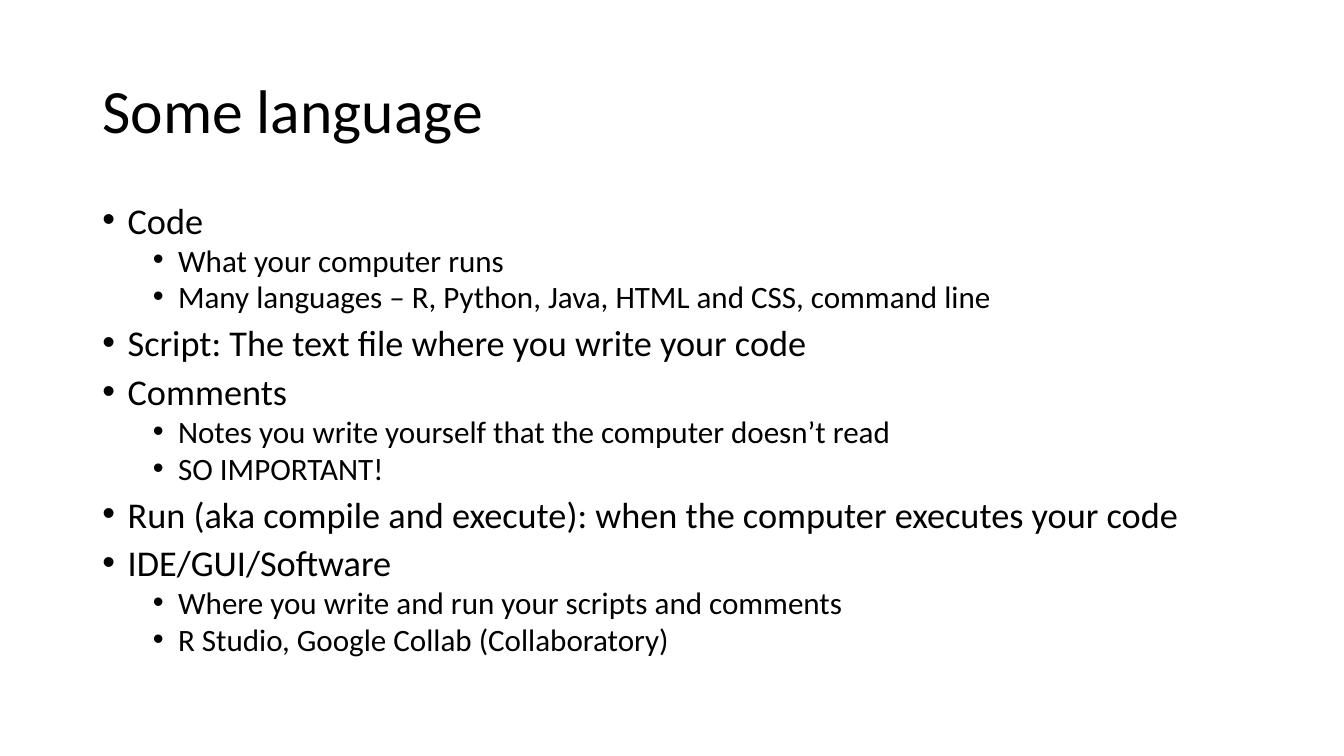
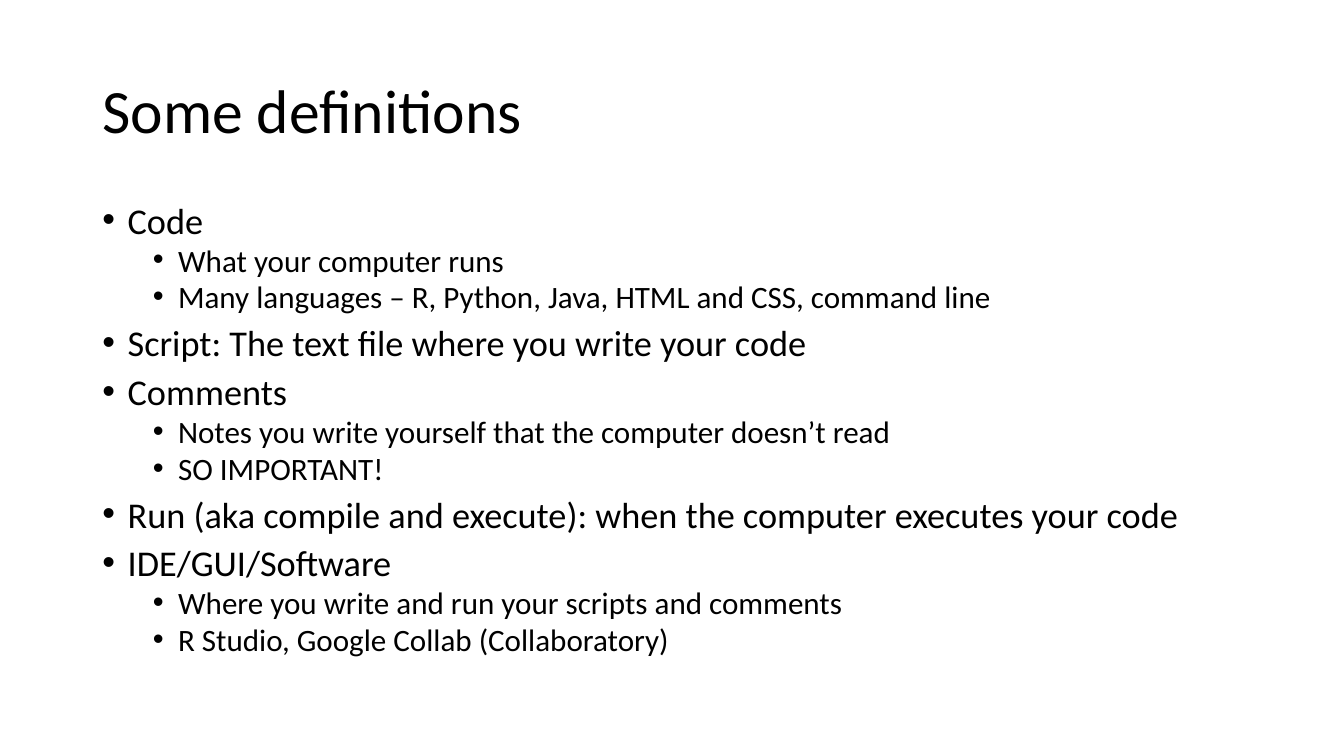
Before and after one commit to a5creel/intro_to_programming, a slide deck: slide 10 of lecture_material/1_think_like_computer.pptx. Drawn at 1344x756 pixels with LibreOffice and Linux fonts; fonts in the diff are those of the drawing. Boxes give left, top, right and bottom in pixels: in the first picture for what was removed or moved away, otherwise in the second. Text is boxed around its words. In the diff, an @@ line names an element or a change of style, - is before the commit and + after.

```diff
--- a/lecture_material/1_think_like_computer.pptx
+++ b/lecture_material/1_think_like_computer.pptx
@@ title at (102, 90, 522, 134): text changed @@
-Some language
+Some definitions
```
Also in this commit, not shown: 4 other slides changed, 6 other files.
